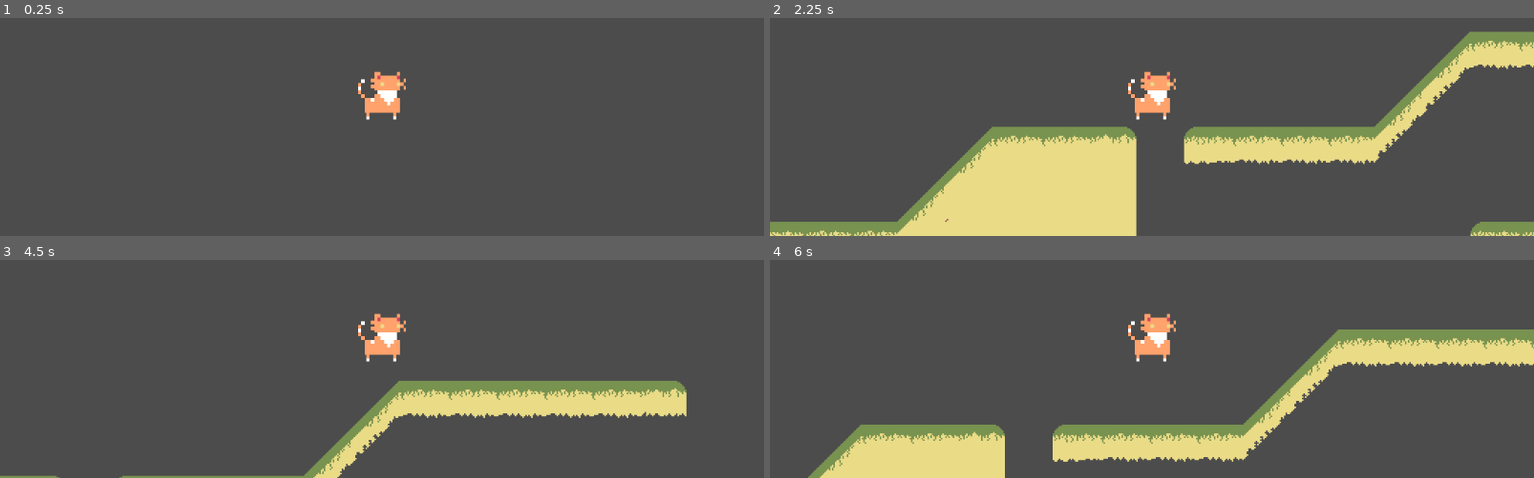
Above: before the commit, frames 1-4 (two rows, left to right).
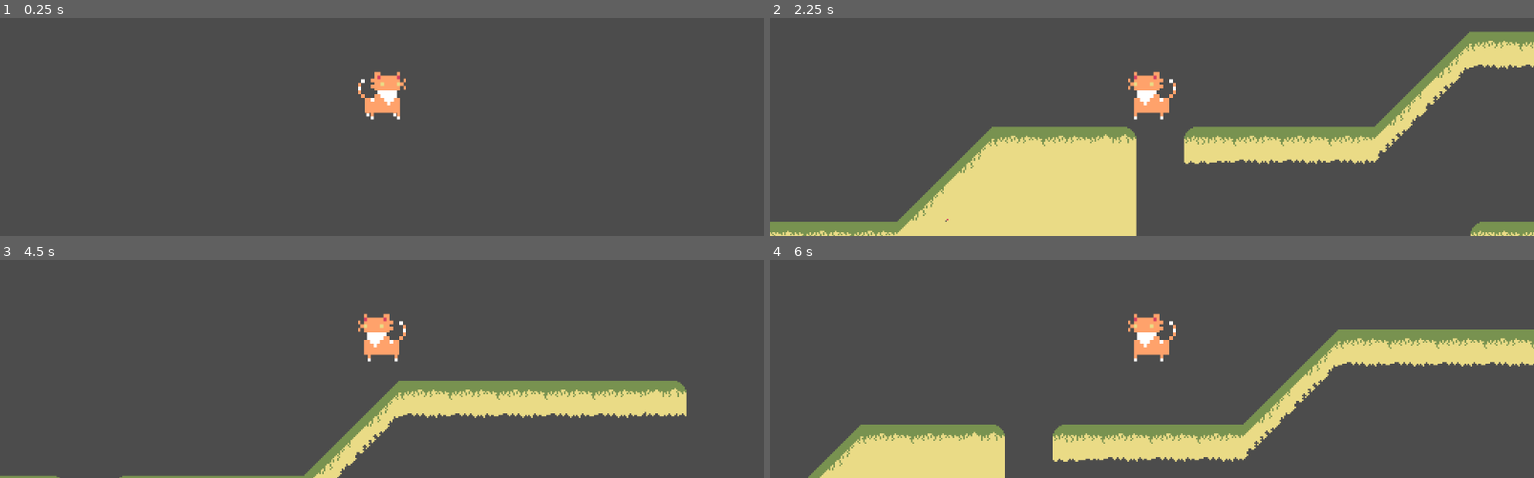
Above: after the commit, the same moments.

Repository: A-Sandwich/family-godot-wild-jam-24
Game: Godot game, scene res://Level01.tscn
Same seed, same stepped clock (60 frames per second), same inputs: the game is played once before the commit and once after it.
Inputs:
- Up to frame 1 (0.25 s): no input
- Up to frame 2 (2.25 s): hold D (move_right) 0.53-2.03 s; tap Space (jump) at 0.77, 1.52 s; hold A (move_left) from 2.03 s (still down)
- Up to frame 3 (4.5 s): tap Enter at 2.75 s; release A (move_left) at 2.78 s; hold D (move_right) 2.78-4.28 s; tap Space (jump) at 3.02, 3.77 s; hold A (move_left) from 4.28 s (still down)
- Up to frame 4 (6 s): tap Space (jump) at 4.52, 5.75 s; release A (move_left) at 5.03 s; hold D (move_right) 5.03-5.78 s; hold A (move_left) from 5.78 s (still down)

The runs differ from the first frame. In frame 1, less than 0.1% of the frame differs, in the area x 47-53%, y 43-47%; in frame 2, 0.6%, in the area x 46-54%, y 24-47%; in frame 3, 0.6%; in frame 4, 0.6%.

Commit message:
ANIMATIONS!

Diff:
--- a/Player.gd
+++ b/Player.gd
@@ -20,3 +20,14 @@
 	velocity.y = move_and_slide(velocity, Vector2(0, -1)).y
 	if is_on_floor() and Input.is_action_pressed("jump"):
 		velocity.y = -JUMP_SPEED
+	update_animation(velocity)
+
+func update_animation(velocity):
+	if velocity.x < 0 and not $AnimatedSprite.flip_h:
+		$AnimatedSprite.flip_h = true
+	elif velocity.x > 0 and $AnimatedSprite.flip_h:
+		$AnimatedSprite.flip_h = false
+	if velocity.x != 0 and velocity.y == 0:
+		$AnimatedSprite.play()
+	else:
+		$AnimatedSprite.stop()
--- a/Player.tscn
+++ b/Player.tscn
@@ -1,21 +1,86 @@
-[gd_scene load_steps=4 format=2]
+[gd_scene load_steps=16 format=2]
 
 [ext_resource path="res://Resources/Tilesets/emma-sprite.png" type="Texture" id=1]
 [ext_resource path="res://Player.gd" type="Script" id=2]
+[ext_resource path="res://Resources/Tilesets/emma-sprite-Sheet-Sheet.png" type="Texture" id=3]
 
 [sub_resource type="RectangleShape2D" id=1]
 extents = Vector2( 32, 32 )
+
+[sub_resource type="AtlasTexture" id=2]
+flags = 4
+atlas = ExtResource( 3 )
+region = Rect2( 64, 0, 64, 64 )
+
+[sub_resource type="AtlasTexture" id=3]
+flags = 4
+atlas = ExtResource( 3 )
+region = Rect2( 0, 0, 64, 64 )
+
+[sub_resource type="AtlasTexture" id=4]
+flags = 4
+atlas = ExtResource( 3 )
+region = Rect2( 128, 0, 64, 64 )
+
+[sub_resource type="AtlasTexture" id=5]
+flags = 4
+atlas = ExtResource( 3 )
+region = Rect2( 192, 0, 64, 64 )
+
+[sub_resource type="AtlasTexture" id=6]
+flags = 4
+atlas = ExtResource( 3 )
+region = Rect2( 256, 0, 64, 64 )
+
+[sub_resource type="AtlasTexture" id=7]
+flags = 4
+atlas = ExtResource( 3 )
+region = Rect2( 320, 0, 64, 64 )
+
+[sub_resource type="AtlasTexture" id=8]
+flags = 4
+atlas = ExtResource( 3 )
+region = Rect2( 384, 0, 64, 64 )
+
+[sub_resource type="AtlasTexture" id=9]
+flags = 4
+atlas = ExtResource( 3 )
+region = Rect2( 448, 0, 64, 64 )
+
+[sub_resource type="AtlasTexture" id=10]
+flags = 4
+atlas = ExtResource( 3 )
+region = Rect2( 512, 0, 64, 64 )
+
+[sub_resource type="AtlasTexture" id=11]
+flags = 4
+atlas = ExtResource( 3 )
+region = Rect2( 576, 0, 64, 64 )
+
+[sub_resource type="SpriteFrames" id=12]
+animations = [ {
+"frames": [ SubResource( 2 ), SubResource( 3 ), SubResource( 4 ), SubResource( 5 ), SubResource( 6 ), SubResource( 7 ), SubResource( 8 ), SubResource( 9 ), SubResource( 10 ), SubResource( 11 ) ],
+"loop": true,
+"name": "default",
+"speed": 15.0
+} ]
 
 [node name="Player" type="KinematicBody2D"]
 script = ExtResource( 2 )
 
 [node name="CollisionShape2D" type="CollisionShape2D" parent="."]
+visible = false
 shape = SubResource( 1 )
 
 [node name="Sprite" type="Sprite" parent="."]
+visible = false
 texture = ExtResource( 1 )
 
 [node name="Camera2D" type="Camera2D" parent="."]
 current = true
 offset_v = -1.0
 drag_margin_bottom = 0.37
+
+[node name="AnimatedSprite" type="AnimatedSprite" parent="."]
+frames = SubResource( 12 )
+frame = 4
Binary file added: Resources/Tilesets/emma-sprite-Sheet-Sheet.aseprite
Binary file added: Resources/Tilesets/emma-sprite-Sheet-Sheet.png
Not shown, added: Resources/Tilesets/emma-sprite-Sheet-Sheet.png.import
Binary file added: Resources/Tilesets/emma-sprite-Sheet.aseprite
Binary file changed: Resources/Tilesets/emma-sprite.aseprite
